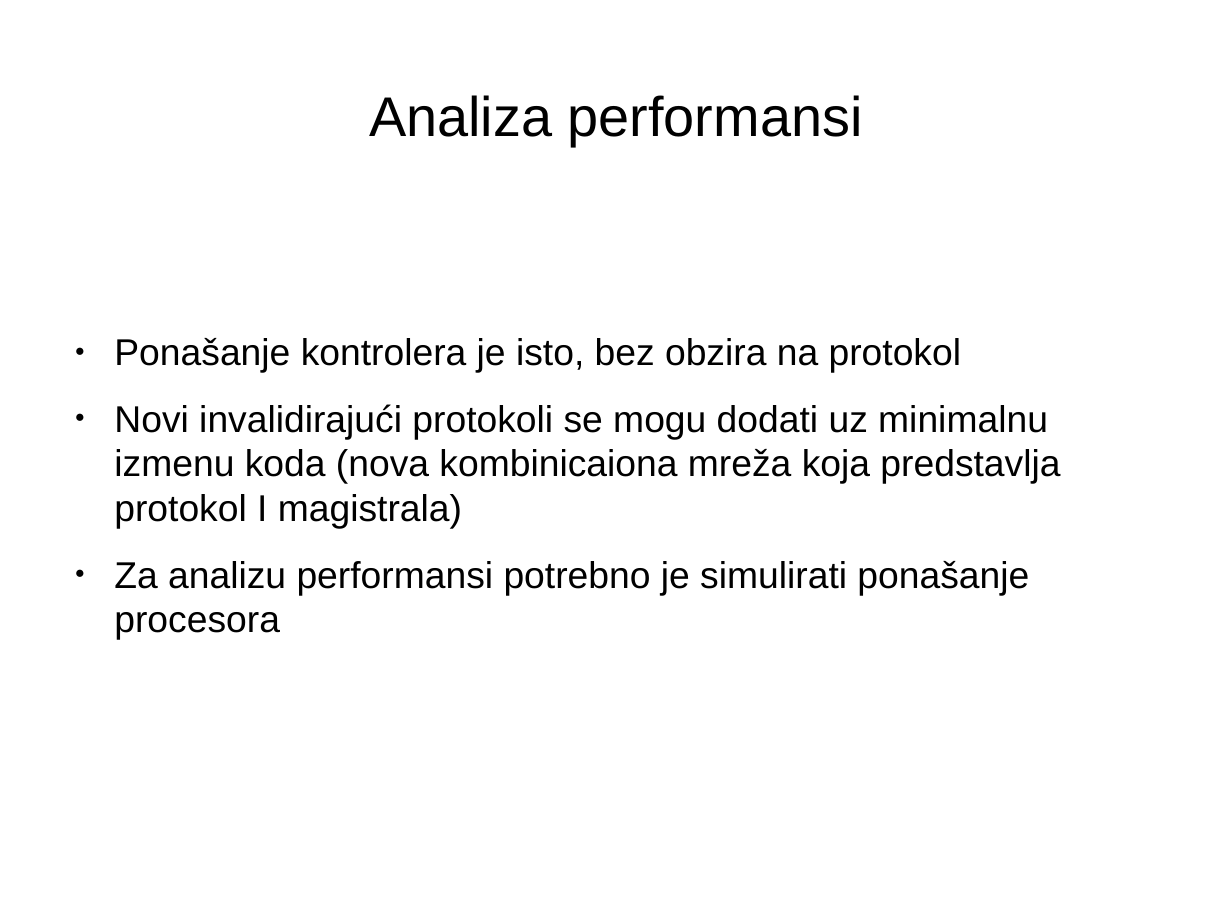
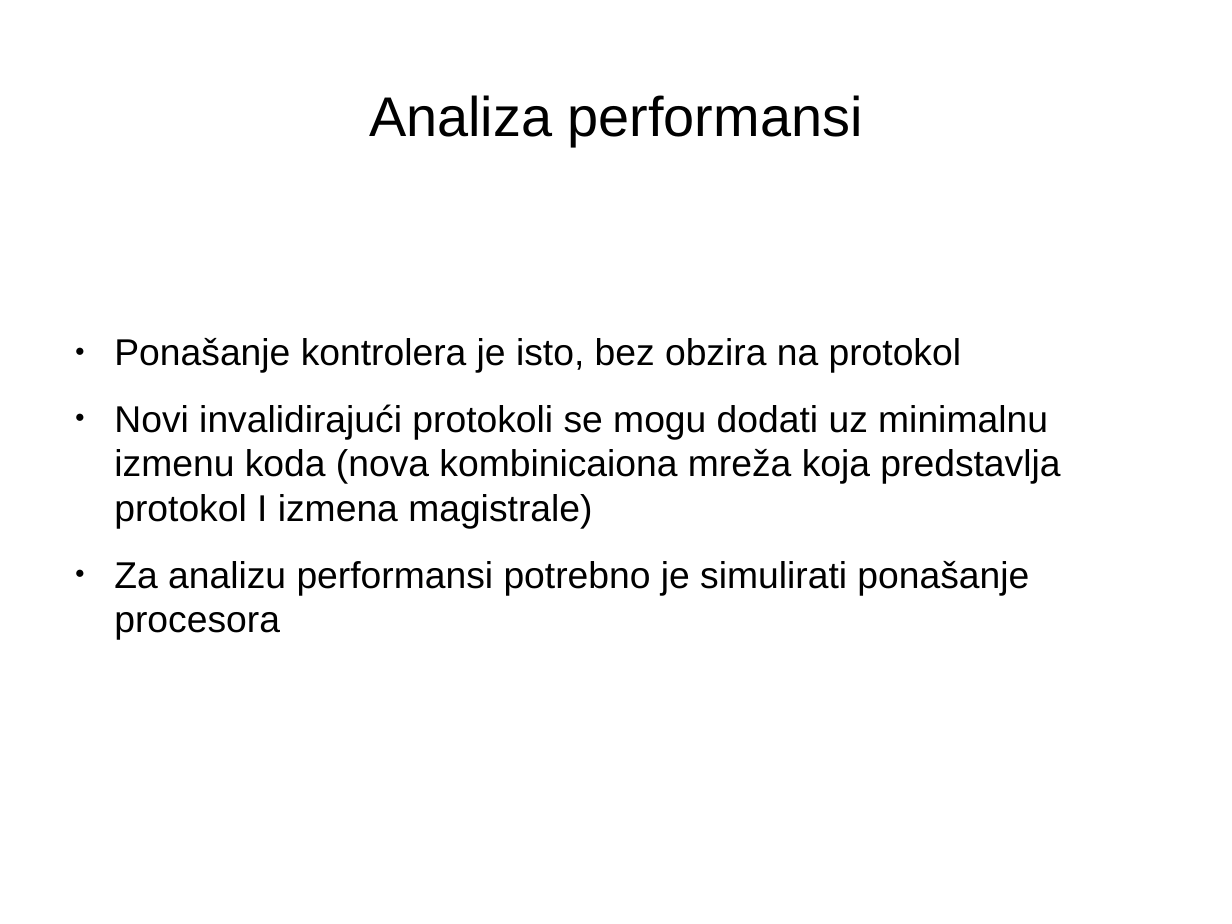
Before and after one commit to jovan-djukic/bachelorThesis, a slide deck: slide 30 of documentation/presentation/BachelorThesis.odp. Drawn at 1232x924 pixels with LibreOffice and Linux fonts; fonts in the diff are those of the drawing. Boxes give left, top, right and bottom in pixels: in the first picture for what was removed or moved away, otherwise in the second. Text is boxed around its words. In the diff, an @@ line names an element or a change of style, - is before the commit and + after.

```diff
--- a/documentation/presentation/BachelorThesis.odp
+++ b/documentation/presentation/BachelorThesis.odp
@@ text at [114,404,1060,529]: text changed @@
-● Novi invalidirajući protokoli se mogu dodati uz minimalnu izmenu koda (nova kombinicaiona mreža koja predstavlja protokol I magistrala)
+● Novi invalidirajući protokoli se mogu dodati uz minimalnu izmenu koda (nova kombinicaiona mreža koja predstavlja protokol I izmena magistrale)
```
Also in this commit, not shown: 16 other slides changed, 7 other files.
